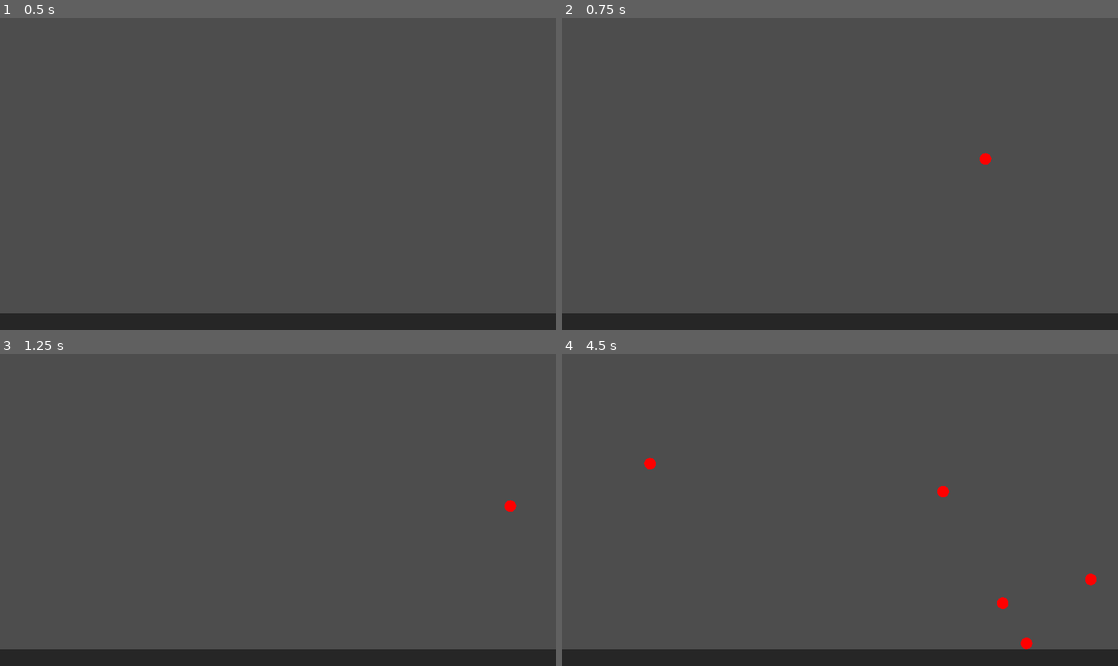
Above: before the commit, frames 1-4 (two rows, left to right).
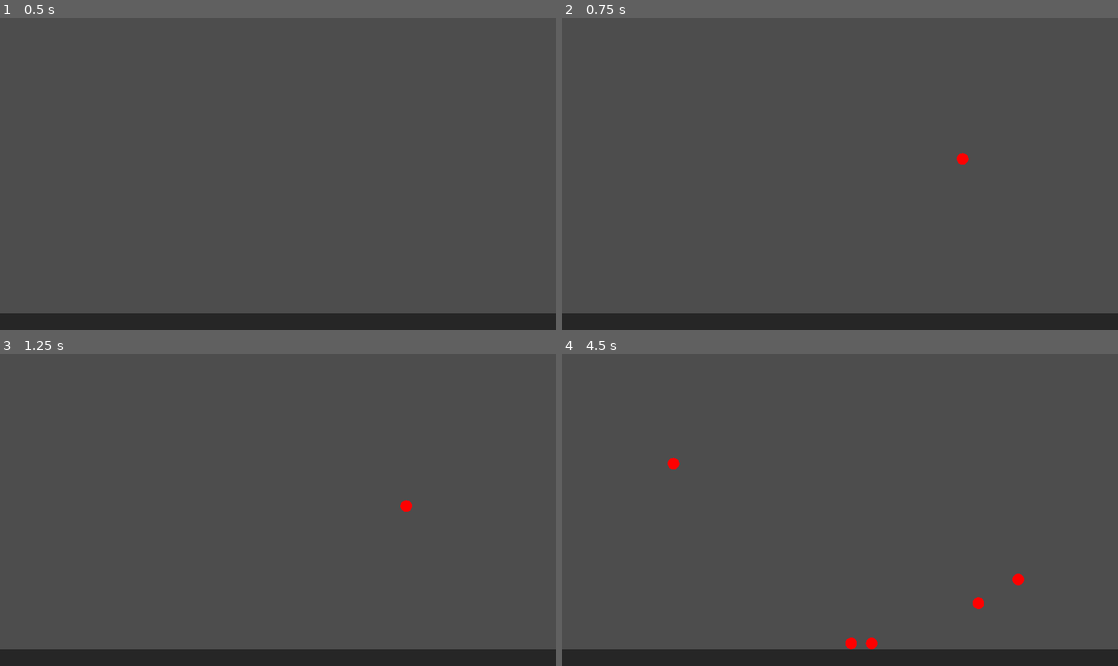
Above: after the commit, the same moments.

Repository: Jantho1990/GGJ-24
Game: Godot game, scene res://_tests/ThrowableObjectTest/ThrowableObjectTest.tscn
Same seed, same stepped clock (60 frames per second), same inputs: the game is played once before the commit and once after it. The project has no main scene, so this scene is started directly.
Inputs (mouse positions are in pixels of both pictures, inside the frame that each line leads up to):
- Up to frame 1 (0.5 s): no input
- Up to frame 2 (0.75 s): tap Enter (ui_accept) at 0.5 s; move the mouse to (962, 158) at 0.52 s; hold Right (ui_right) from 0.53 s (still down); click (962, 158) at 0.6 s
- Up to frame 3 (1.25 s): keep holding Right (ui_right); tap Enter (ui_accept) at 0.77 s
- Up to frame 4 (4.5 s): move the mouse to (728, 525) at 1.27 s; click (728, 525) at 1.35 s; tap Enter (ui_accept) at 1.52, 3.02, 3.77 s; move the mouse to (895, 441) at 2.02 s; release Right (ui_right) at 2.03 s; hold Left (ui_left) 2.03-2.78 s; click (895, 441) at 2.1 s; move the mouse to (812, 572) at 2.77 s; hold Right (ui_right) 2.78-4.28 s; click (812, 572) at 2.85 s; move the mouse to (1006, 556) at 3.52 s; click (1006, 556) at 3.6 s; move the mouse to (673, 463) at 4.27 s; hold Left (ui_left) from 4.28 s (still down); click (673, 463) at 4.35 s

Frame 1 is identical in both runs. In frame 2, 0.1% of the frame differs, in the area x 71-78%, y 43-47%; in frame 3, 0.1%; in frame 4, 0.6%, in the area x 14-97%, y 33-95%.

Commit message:
got ThrowableObject to integrate velocity with ThrowableObjectMovements

Diff:
--- a/game_objects/TestBallThrowableObject/TestBallThrowableObject.tscn
+++ b/game_objects/TestBallThrowableObject/TestBallThrowableObject.tscn
@@ -1,6 +1,8 @@
-[gd_scene load_steps=4 format=3 uid="uid://cwehlv0yh58k7"]
+[gd_scene load_steps=6 format=3 uid="uid://cwehlv0yh58k7"]
 
 [ext_resource type="Script" path="res://game_objects/TestBallThrowableObject/TestBallThrowableObject.gd" id="1_ep826"]
+[ext_resource type="Resource" uid="uid://cf18dvwu73faq" path="res://systems/throwable_object/resources/StraightRightMovement.tres" id="2_xtjus"]
+[ext_resource type="Resource" uid="uid://qvufftas087p" path="res://systems/throwable_object/resources/GravityMovement.tres" id="3_3etvd"]
 
 [sub_resource type="CircleShape2D" id="CircleShape2D_wrwxn"]
 
@@ -8,6 +10,7 @@
 
 [node name="TestBallThrowableObject" type="CharacterBody2D"]
 script = ExtResource("1_ep826")
+movements = Array[Resource("res://systems/throwable_object/ThrowableObjectMovement.gd")]([ExtResource("2_xtjus"), ExtResource("3_3etvd")])
 
 [node name="Graphics" type="Sprite2D" parent="."]
 
--- a/systems/throwable_object/StraightThrowableObjectMovement.gd
+++ b/systems/throwable_object/StraightThrowableObjectMovement.gd
@@ -2,5 +2,5 @@
 extends ThrowableObjectMovement
 
 
-func _get_next_velocity(_velocityOwner: CharacterBody2D) -> Vector2:
-  return speed * direction
+func _get_next_velocity(velocityOwner: CharacterBody2D) -> Vector2:
+  return speed * direction * velocityOwner.get_physics_process_delta_time()
--- a/systems/throwable_object/ThrowableObject.gd
+++ b/systems/throwable_object/ThrowableObject.gd
@@ -5,14 +5,20 @@
 const SPEED = 300.0
 const JUMP_VELOCITY = -400.0
 
-@export var speed := 300.0
-@export var gravity := 98.0
+@export var movements : Array[ThrowableObjectMovement] = []
 
 
-func _physics_process(delta):
+func _physics_process(delta: float) -> void:
+  for throwableObjectMovement in movements:
+    throwableObjectMovement.integrate_velocity(self)
+
+  move_and_slide()
+
+
+func _old_physics_process(delta):
   # Add the gravity.
   if not is_on_floor():
-    velocity.y += gravity * delta
+    velocity.y += 98.0 * delta
 
   # Handle jump.
   if Input.is_action_just_pressed("ui_accept") and is_on_floor():
--- a/systems/throwable_object/ThrowableObjectMovement.gd
+++ b/systems/throwable_object/ThrowableObjectMovement.gd
@@ -9,7 +9,7 @@
 func integrate_velocity(velocityOwner: CharacterBody2D) -> void:
   _velocity = velocityOwner.velocity
   _velocity += _get_next_velocity(velocityOwner)
-  velocityOwner.velocity += _velocity
+  velocityOwner.velocity = _velocity
 
 
 func _get_next_velocity(_velocityOwner: CharacterBody2D) -> Vector2:
--- /dev/null
+++ b/systems/throwable_object/resources/GravityMovement.tres
@@ -0,0 +1,8 @@
+[gd_resource type="Resource" script_class="StraightThrowableObjectMovement" load_steps=2 format=3 uid="uid://qvufftas087p"]
+
+[ext_resource type="Script" path="res://systems/throwable_object/StraightThrowableObjectMovement.gd" id="1_ocmxl"]
+
+[resource]
+script = ExtResource("1_ocmxl")
+speed = 98.0
+direction = Vector2(0, 1)
--- /dev/null
+++ b/systems/throwable_object/resources/StraightRightMovement.tres
@@ -0,0 +1,8 @@
+[gd_resource type="Resource" script_class="StraightThrowableObjectMovement" load_steps=2 format=3 uid="uid://cf18dvwu73faq"]
+
+[ext_resource type="Script" path="res://systems/throwable_object/StraightThrowableObjectMovement.gd" id="1_h82h7"]
+
+[resource]
+script = ExtResource("1_h82h7")
+speed = 50.0
+direction = Vector2(1, 0)
